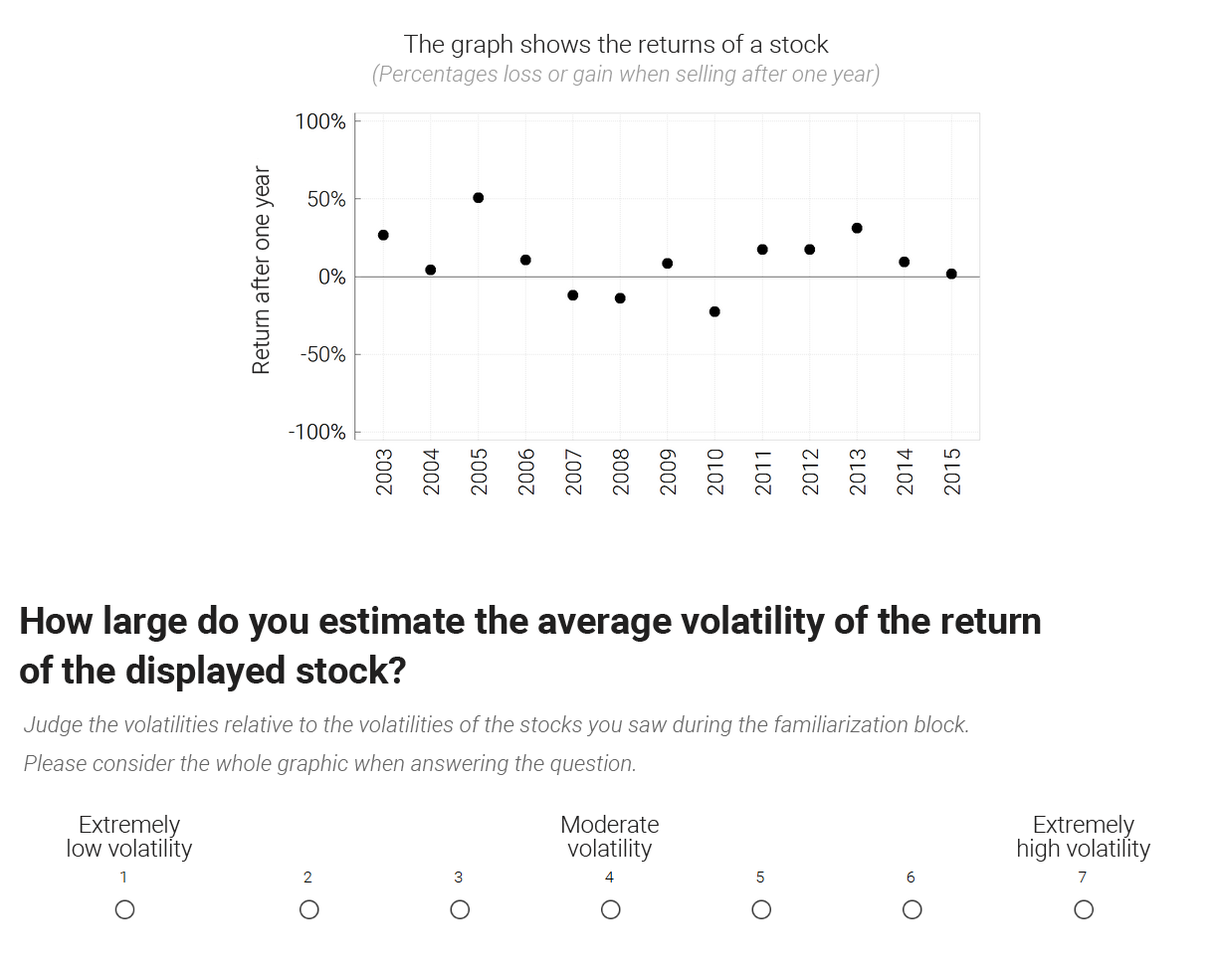
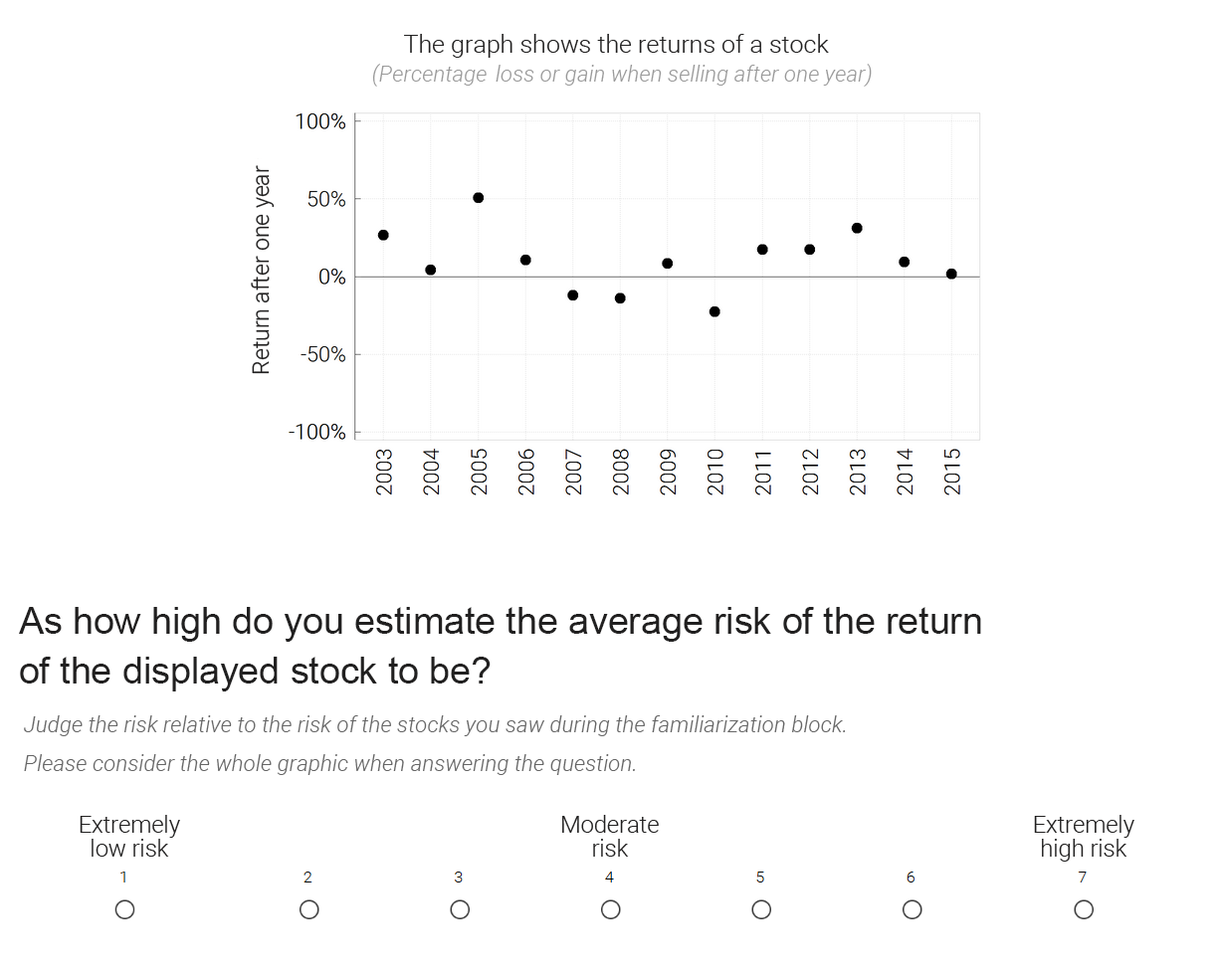
Revision of a layered 1218×978 image; what changed, layer by layer:
removed layer "High" over bbox(1017, 838, 1152, 862)
removed layer "Moderate" over bbox(567, 838, 653, 862)
removed layer "Extremely low" over bbox(67, 838, 194, 862)
removed layer "Judge the volatility ..." over bbox(124, 715, 969, 737)
painted on "How high do you estimate" over bbox(18, 63, 1152, 862)
removed layer "Percent return or loss after ..." over bbox(487, 63, 880, 87)
removed layer "original" over bbox(18, 63, 1152, 862)
removed layer "background" over bbox(18, 63, 1152, 862)
